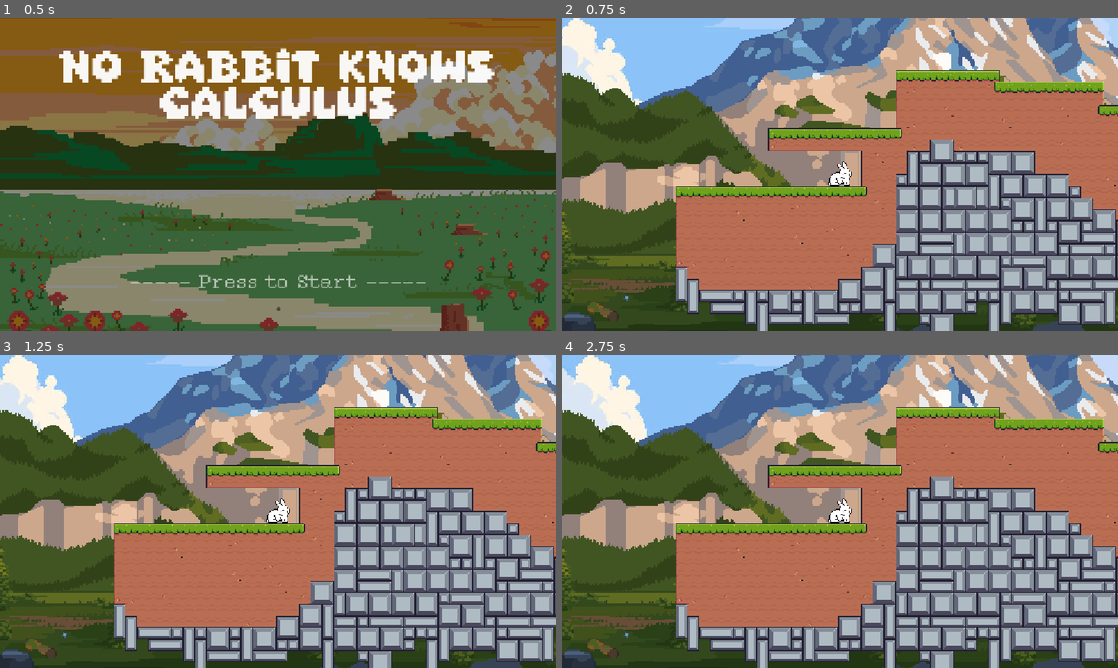
Above: before the commit, frames 1-4 (two rows, left to right).
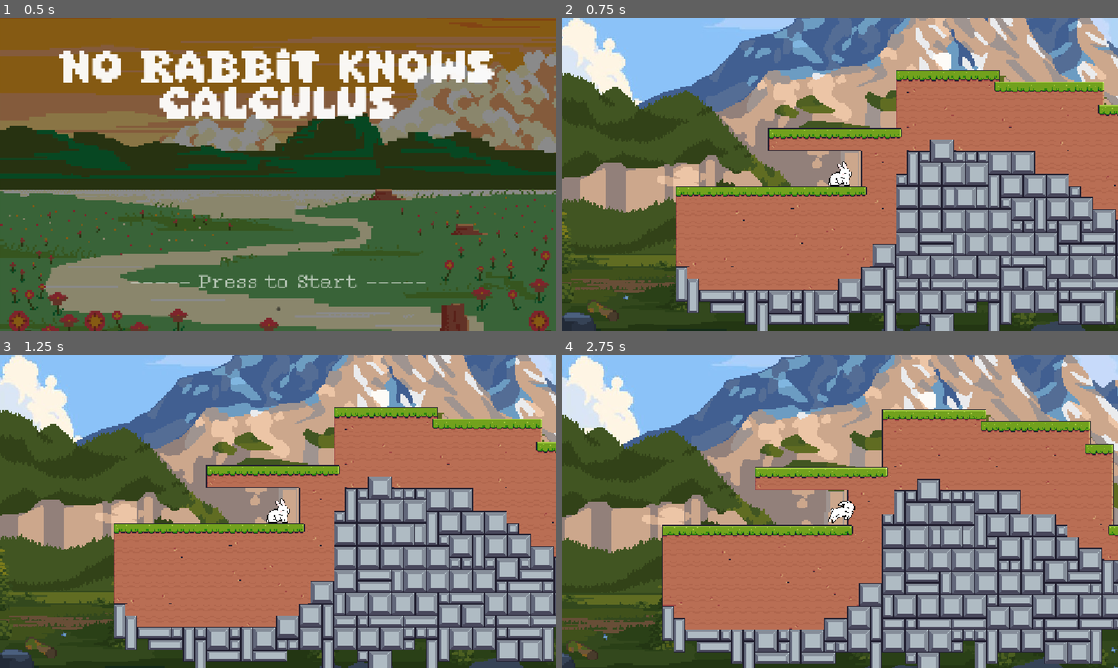
Above: after the commit, the same moments.

Repository: Tengdty/No-Rabbit-Knows-Calculus
Game: Godot game, scene res://start.tscn
Two runs of this game, one before a commit and one after it. Both use one fixed random seed, a clock stepped at 60 frames per second and the inputs below.
Inputs (mouse positions are in pixels of both pictures, inside the frame that each line leads up to):
- Up to frame 1 (0.5 s): no input
- Up to frame 2 (0.75 s): click (840, 309) at 0.5 s
- Up to frame 3 (1.25 s): no input
- Up to frame 4 (2.75 s): tap Enter at 1.25 s; move the mouse to (962, 495) at 1.27 s; hold Space (jump) 1.28-2.03 s; hold D (move_right) from 1.28 s (still down); click (962, 495) at 1.42 s; move the mouse to (728, 527) at 2.02 s; tap Space (jump) at 2.1, 2.27, 2.57 s

Frame 1 is identical in both runs. In frame 2, 2.3% of the frame differs, in the area x 0-100%, y 0-100%; in frame 3, 2.3%; in frame 4, 44%.
Error before the commit: Parse Error: Variable "charge_time" has the same name as a previously declared variable. (res://scripts/player.gd:52)

Commit message:
Quick fixes to accessory merge
game now runs

Diff:
--- a/scenes/player.tscn
+++ b/scenes/player.tscn
@@ -6,7 +6,9 @@
 [ext_resource type="AudioStream" uid="uid://hbgmttgm370i" path="res://assets/audio/player/walk.wav" id="4_dqkch"]
 [ext_resource type="AudioStream" uid="uid://stnlgasb0jti" path="res://assets/audio/player/jump.wav" id="4_qlg0r"]
 [ext_resource type="AudioStream" uid="uid://bpebk3ab8tbme" path="res://assets/audio/player/step_1.wav" id="5_fjrip"]
+[ext_resource type="Script" uid="uid://cbicx527jc2hq" path="res://scripts/equipment_manager.gd" id="5_qlg0r"]
 [ext_resource type="AudioStream" uid="uid://cwvsh3hc7rsus" path="res://assets/audio/player/step_2.wav" id="6_smehm"]
+[ext_resource type="Script" uid="uid://ci174fidmdkow" path="res://scripts/player_stats.gd" id="9_ur7pv"]
 
 [sub_resource type="AtlasTexture" id="AtlasTexture_qhqgy"]
 atlas = ExtResource("2_qhqgy")
@@ -426,3 +428,12 @@
 
 [node name="JumpSound" type="AudioStreamPlayer" parent="." unique_id=735976496]
 stream = ExtResource("4_qlg0r")
+
+[node name="EquipmentManager" type="Node" parent="." unique_id=578148600 node_paths=PackedStringArray("player_stats")]
+script = ExtResource("5_qlg0r")
+player_stats = NodePath("../PlayerStats")
+metadata/_custom_type_script = "uid://cbicx527jc2hq"
+
+[node name="PlayerStats" type="Node" parent="." unique_id=415760785]
+script = ExtResource("9_ur7pv")
+metadata/_custom_type_script = "uid://ci174fidmdkow"
--- a/scripts/equipment_manager.gd
+++ b/scripts/equipment_manager.gd
@@ -6,8 +6,6 @@
 signal equipment_changed
 
 @export var player_stats: PlayerStats
-# TODO: implement ability_manager, add ability scenes, call ability methods within player.gd
-@export var ability_manager: Node
 
 ## abilities that are currently active
 var active_abilities: Dictionary = {}
--- a/scripts/player.gd
+++ b/scripts/player.gd
@@ -1,6 +1,9 @@
 ## The class mostly relating to player movement and control
 class_name Player
 extends CharacterBody2D
+
+@onready var jump_sound: AudioStreamPlayer = $JumpSound
+@onready var walk_sound: AudioStreamPlayer = $WalkSound
 
 @onready var animated_sprite_2d: AnimatedSprite2D = $AnimatedSprite2D
 @onready var animation_player: AnimationPlayer = $AnimationPlayer
@@ -46,21 +49,6 @@
 		setStats()
 		print("player stats changed, :eyes:")
 		)
-@onready var jump_sound: AudioStreamPlayer = $JumpSound
-@onready var walk_sound: AudioStreamPlayer = $WalkSound
-
-var charge_time: float = 0.0
-var isJumping: bool = false
-const SPEED_PEN: float = 0.05
-const MIN_JUMP_POWER: float = 400.0
-const MAX_JUMP_POWER: float = 600.0
-const MAX_CHARGE_TIME: float = 2.0
-const SPEED: float = 200.0
-const JUMP_VELOCITY: float = -400.0
-const SETTINGS_SCENE: Resource = preload("res://assets/ui-elements/settings.tscn")
-
-var arrowSpeed: float = -150
-var jumpPower: float = 700.0
 
 func play_footstep() -> void:
 	walk_sound.play()
@@ -69,7 +57,7 @@
 	var direction: float = 0.0
 
 	# runs on the frame that the player lands
-	if not was_on_floor and onFloor:
+	if not was_on_floor and is_on_floor():
 		equipment_manager.on_land()
 
 	# Add the gravity.
@@ -141,7 +129,7 @@
 
 	if isJumping:
 		arrowRoot.visible = true
-		var val = arrowSpeed * delta
+		var val = arrow_speed * delta
 		if Input.is_action_pressed("turn_left") and not arrowRoot.global_rotation_degrees <= -170 :
 			arrowRoot.global_rotation_degrees += val
 		elif Input.is_action_pressed("turn_right") and not arrowRoot.global_rotation_degrees >= -10:
